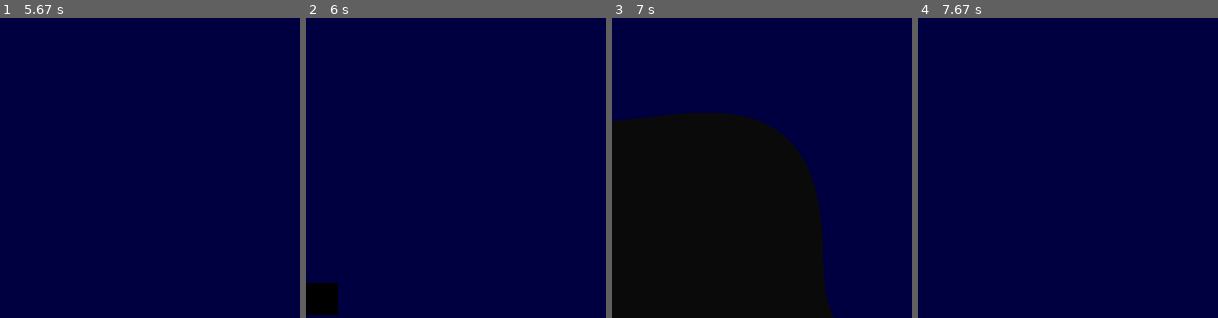
Above: before the commit, frames 1-4 (left to right).
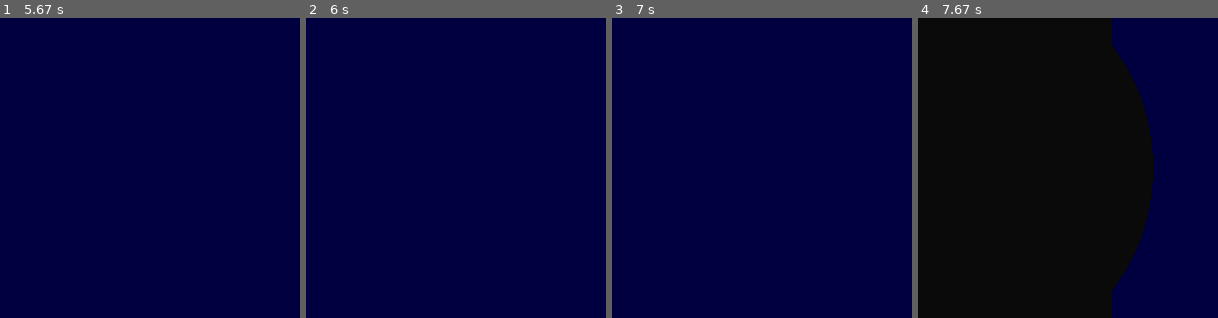
Above: after the commit, the same moments.

Repository: Distrotech/PyOpenGL
Game: pygame game, started from tests/test_core.py
Same seed, same stepped clock (60 frames per second), same inputs: the game is played once before the commit and once after it. The source is Python 2; it was converted automatically to run under Python 3.
Inputs:
- Up to frame 1 (5.67 s): no input
- Up to frame 2 (6 s): no input
- Up to frame 3 (7 s): no input
- Up to frame 4 (7.67 s): no input

Frame 1 is identical in both runs. In frame 2, 1.1% of the frame differs, in the area x 0-11%, y 88-99%; in frame 3, 45%; in frame 4, 72%, in the area x 0-79%, y 0-100%.

Commit message:
SF#2829309 test against declared behaviour, not replicated

Diff:
--- a/tests/test_core.py
+++ b/tests/test_core.py
@@ -846,6 +846,30 @@
 			pixels = array([0,0,0,0,0,0,0,0],'B')
 			glDrawPixels( 8,8, GL_COLOR_INDEX, GL_BITMAP, pixels )
 
+	def test_glCallLists_twice( self ):
+		"""SF#2829309 report that glCallLists doubles operation"""
+		l = glGenLists(1)
+		try:
+			glEnd()
+		except error.GLerror, err:
+			pass
+		glSelectBuffer( 23 )
+		glRenderMode( GL_SELECT )
+		glNewList( l, GL_COMPILE )
+		glPushName( 222 )
+		glEndList()
+		depth = glGetIntegerv( GL_NAME_STACK_DEPTH )
+		assert depth == (0,), depth # shouldn't have added in compile mode
+		glCallLists( [l] )
+		depth = glGetIntegerv( GL_NAME_STACK_DEPTH )
+		assert depth == (1,), depth # should have a single record
+		glCallLists( [l] )
+		depth = glGetIntegerv( GL_NAME_STACK_DEPTH )
+		assert depth == (2,), depth # should have a second (identical) record
+		glPopName()
+		glPopName()
+		glRenderMode( GL_RENDER )
+
 if __name__ == "__main__":
 	unittest.main()
 	pygame.display.quit()
